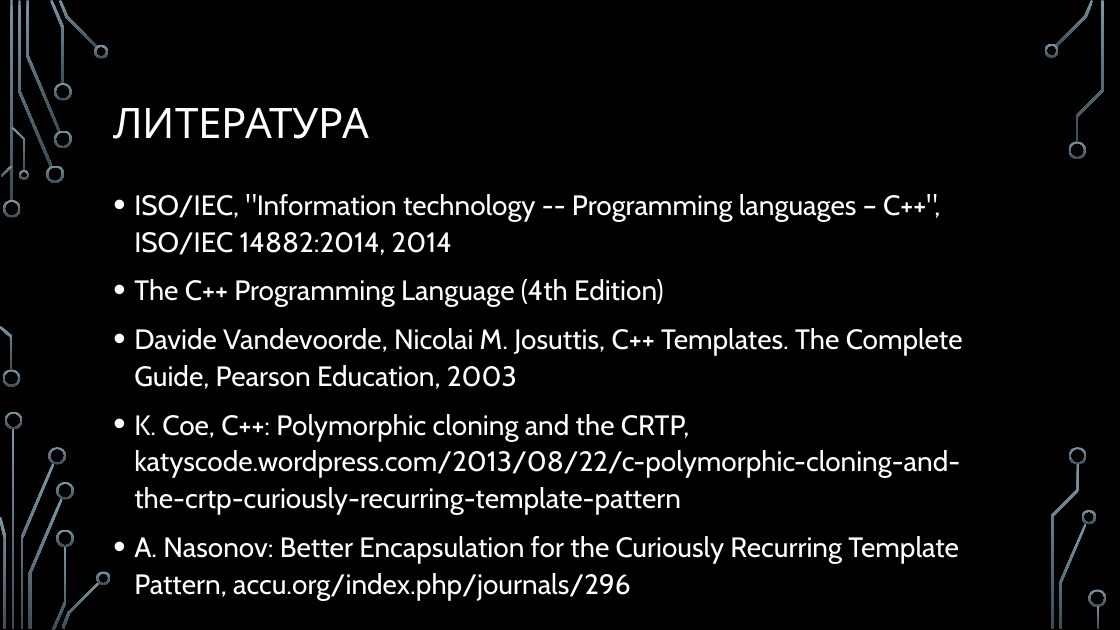
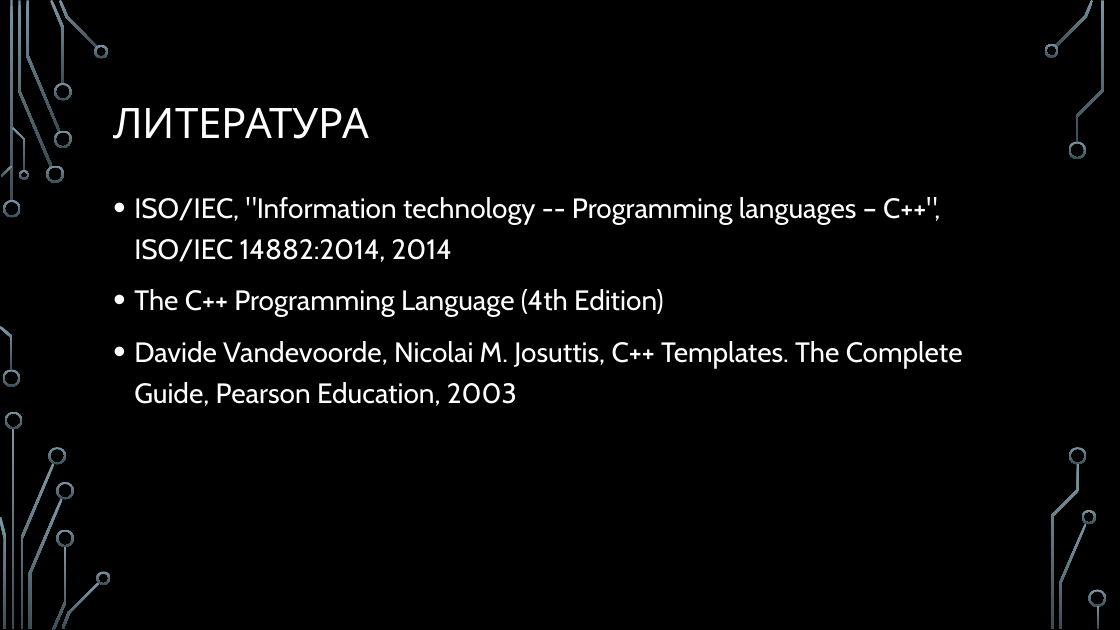
Before and after one commit to MIPT-ILab/cpp-lects-rus, a slide deck: slide 47 of slides/lec2-2-class-templates.pptx (slide 66 before the commit). Drawn at 1120x630 pixels with LibreOffice and Linux fonts; fonts in the diff are those of the drawing; background and template pictures are left out. Boxes give left, top, right and bottom in pixels: in the first picture for what was removed or moved away, otherwise in the second. Text is boxed around its words. In the diff, an @@ line names an element or a change of style, - is before the commit and + after.

```diff
--- a/slides/lec2-2-class-templates.pptx
+++ b/slides/lec2-2-class-templates.pptx
@@ text "ISO/IEC, "Information technology -- Programming ..." at box(134, 197, 963, 406): line spacing 1.1 to 1.2 @@
@@ text at box(134, 414, 960, 600): paragraphs removed @@
-• K. Coe, C++: Polymorphic cloning and the CRTP, katyscode.wordpress.com/2013/08/22/c-polymorphic-cloning-and-the-crtp-curiously-recurring-template-pattern
-• A. Nasonov: Better Encapsulation for the Curiously Recurring Template Pattern, accu.org/index.php/journals/296
```
Also in this commit, not shown: 15 other slides changed, 2 slides added, 23 slides removed, 9 other files.
